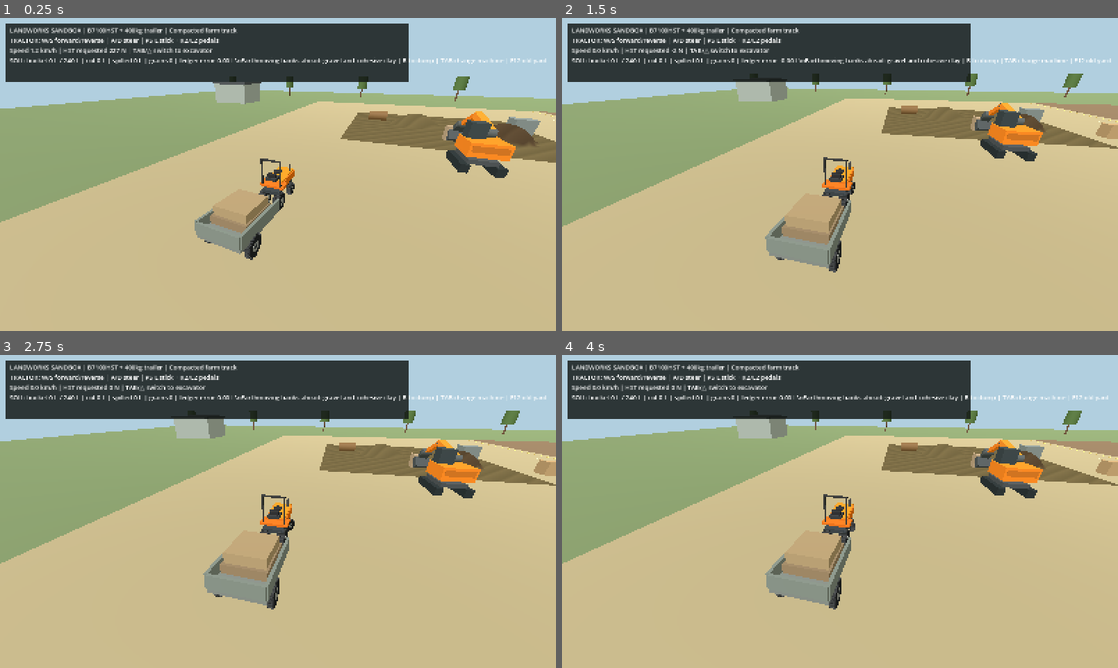
Above: before the commit, frames 1-4 (two rows, left to right).
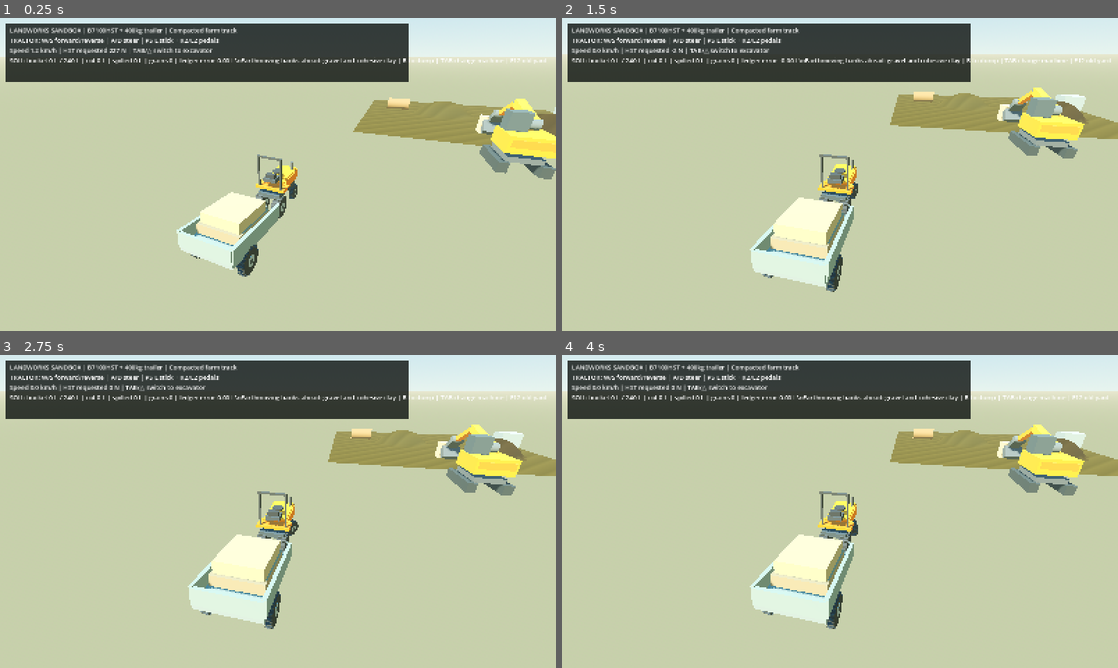
Above: after the commit, the same moments.

Repository: sn97ty8yn4-jpg/landworks
Game: Godot game, scene res://landworks/scenes/sandbox_world.tscn
The game is run twice, just before and just after one commit, with the same random seed, the same clock (stepped at 60 frames per second) and the same inputs.
Inputs (mouse positions are in pixels of both pictures, inside the frame that each line leads up to):
- Up to frame 1 (0.25 s): no input
- Up to frame 2 (1.5 s): tap Enter at 0.5 s; move the mouse to (962, 158) at 0.52 s; hold D 0.53-1.25 s; hold I 0.53-1.25 s; click (962, 158) at 0.67 s; tap Space at 0.77 s; drag from (728, 190) to (812, 237) at 1.27 s
- Up to frame 3 (2.75 s): move the mouse to (333, 442) at 2.02 s; hold D from 2.03 s (still down); hold O from 2.03 s (still down)
- Up to frame 4 (4 s): release D at 2.75 s; release O at 2.75 s; tap Space at 2.75, 3.77 s; drag from (812, 574) to (673, 464) at 2.77 s; tap Enter at 3.5 s; move the mouse to (1006, 558) at 3.52 s; hold A from 3.53 s (still down); hold P from 3.53 s (still down)

The runs differ from the first frame. In frame 1, 84% of the frame differs, in the area x 0-100%, y 0-100%; in frame 2, 82%; in frame 3, 82%; in frame 4, 82%.
Error after the commit: Parse Error: Cannot infer the type of "x" variable because the value doesn't have a set type. (res://landworks/scripts/art_scene.gd:179)

Commit message:
Integrate painterly countryside into playable sandbox with sky, fog and toon lighting

Diff:
--- a/landworks/scripts/sandbox_world.gd
+++ b/landworks/scripts/sandbox_world.gd
@@ -10,6 +10,7 @@
 const TRAILER = preload("res://landworks/scripts/work_trailer.gd")
 const SOIL = preload("res://landworks/scripts/ground_response.gd")
 const EARTH = preload("res://landworks/scripts/earthworks.gd")
+const ART = preload("res://landworks/scripts/art_scene.gd")
 
 const SMOKE_DURATION_S := 21.0
 const CLAY_START_X := 18.0
@@ -67,7 +68,7 @@
     if smoke_out != "":
         DirAccess.make_dir_recursive_absolute(smoke_out)
     _build_terrain()
-    _build_scenery()
+    _build_painted_world()
     _build_machines()
     _build_earthworks()
     _build_loose_objects()
@@ -107,13 +108,13 @@
     var physics := PhysicsMaterial.new()
     physics.friction = 0.82
     floor.physics_material_override = physics
-    M.block(self, Vector3(140, 0.13, 140), Vector3(0, -0.075, 0), Color("#70835a"))
-    M.block(self, Vector3(39, 0.016, 70), Vector3(0, 0.008, 0),
-        Color("#a79a75")) # hardpack test zone
-    M.block(self, Vector3(36, 0.017, 70), Vector3(37, 0.010, 0),
-        Color("#7a654d")) # clay test zone
-    M.block(self, Vector3(0.15, 0.03, 70), Vector3(CLAY_START_X, 0.024, 0),
-        Color("#d8bd70")) # zone boundary
+    # Flat Jolt supporting plane remains at exact y=0. Painterly ground is
+    # purely visual and never changes the tyre or track-contact calculations.
+
+func _build_painted_world() -> void:
+    var decor: Node3D = ART.new()
+    decor.name = "PaintedCountryside_VisualOnly"
+    add_child(decor)
 
 func _build_scenery() -> void:
     # A few fixed obstacles and guide markers; keep critical working space open.
@@ -210,22 +211,42 @@
 
 func _build_environment() -> void:
     var sun := DirectionalLight3D.new()
-    sun.rotation_degrees = Vector3(-53, -30, 0)
-    sun.light_energy = 1.15
+    sun.name = "WarmAfternoonKeyLight"
+    sun.rotation_degrees = Vector3(-49, -34, 0)
+    sun.light_color = Color("#fff0d1")
+    sun.light_energy = 1.40
+    sun.shadow_enabled = true
     add_child(sun)
     var world := WorldEnvironment.new()
     var env := Environment.new()
-    env.background_mode = Environment.BG_COLOR
-    env.background_color = Color("#b1cfdf")
-    env.ambient_light_source = Environment.AMBIENT_SOURCE_COLOR
-    env.ambient_light_color = Color("#e3e2d1")
-    env.ambient_light_energy = 0.75
+    var painted_sky := ProceduralSkyMaterial.new()
+    painted_sky.sky_top_color = Color("#589cd3")
+    painted_sky.sky_horizon_color = Color("#c9dfdb")
+    painted_sky.ground_horizon_color = Color("#c4c2a4")
+    painted_sky.ground_bottom_color = Color("#8a956c")
+    painted_sky.sun_angle_max = 22.0
+    var sky := Sky.new()
+    sky.sky_material = painted_sky
+    env.background_mode = Environment.BG_SKY
+    env.sky = sky
+    env.ambient_light_source = Environment.AMBIENT_SOURCE_SKY
+    env.ambient_light_energy = 0.85
+    env.fog_enabled = true
+    env.fog_light_color = Color("#d3d8c2")
+    env.fog_density = 0.0020
+    env.fog_sky_affect = 0.25
+    env.tonemap_mode = Environment.TONE_MAPPER_FILMIC
+    env.adjustment_enabled = true
+    env.adjustment_saturation = 1.13
+    env.adjustment_contrast = 1.045
     world.environment = env
     add_child(world)
     camera = Camera3D.new()
-    camera.name = "PlayableFollowCamera"
+    camera.name = "PaintedFollowCamera"
     add_child(camera)
     camera.current = true
+    camera.fov = 65.0
+    camera.far = 270.0
     camera.position = tractor.position + Vector3(7, 5, 8)
 
 func _build_ui() -> void:
Not shown, changed: docs/SANDBOX.md
